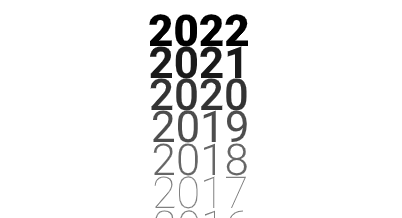
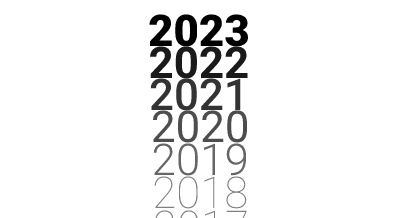
Two versions of the same layered image (402×218). Layer-by-layer changes:
renamed "2016" to "2017", painted on it over <box>155,210,247,218</box>
renamed "2017" to "2018", painted on it over <box>154,176,247,209</box>
renamed "2018" to "2019", painted on it over <box>153,143,247,176</box>
renamed "2019" to "2020", painted on it over <box>153,110,247,143</box>
renamed "2020" to "2021", painted on it over <box>150,78,247,111</box>
painted on "2018" (2nd of 2, in "Groupe 1") over <box>150,46,248,79</box>
painted on "2019" (2nd of 2, in "Groupe 1") over <box>149,14,248,47</box>
